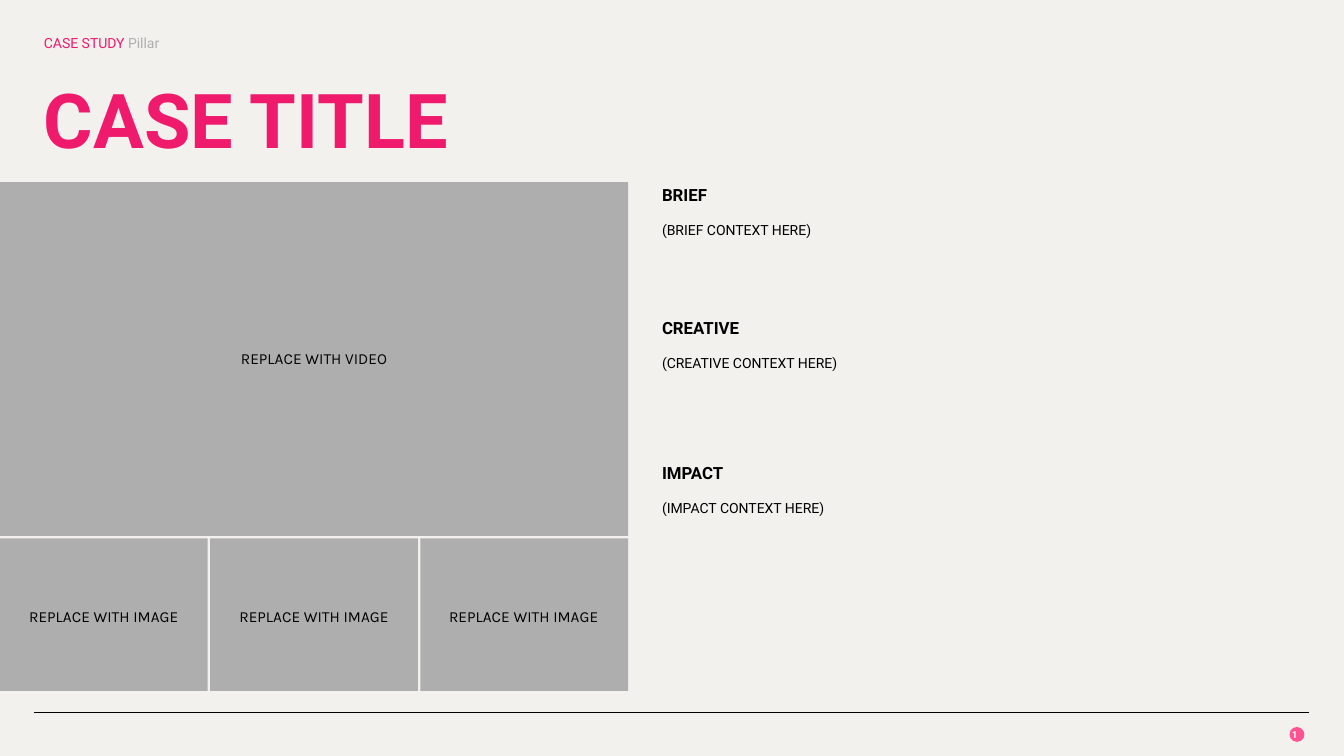
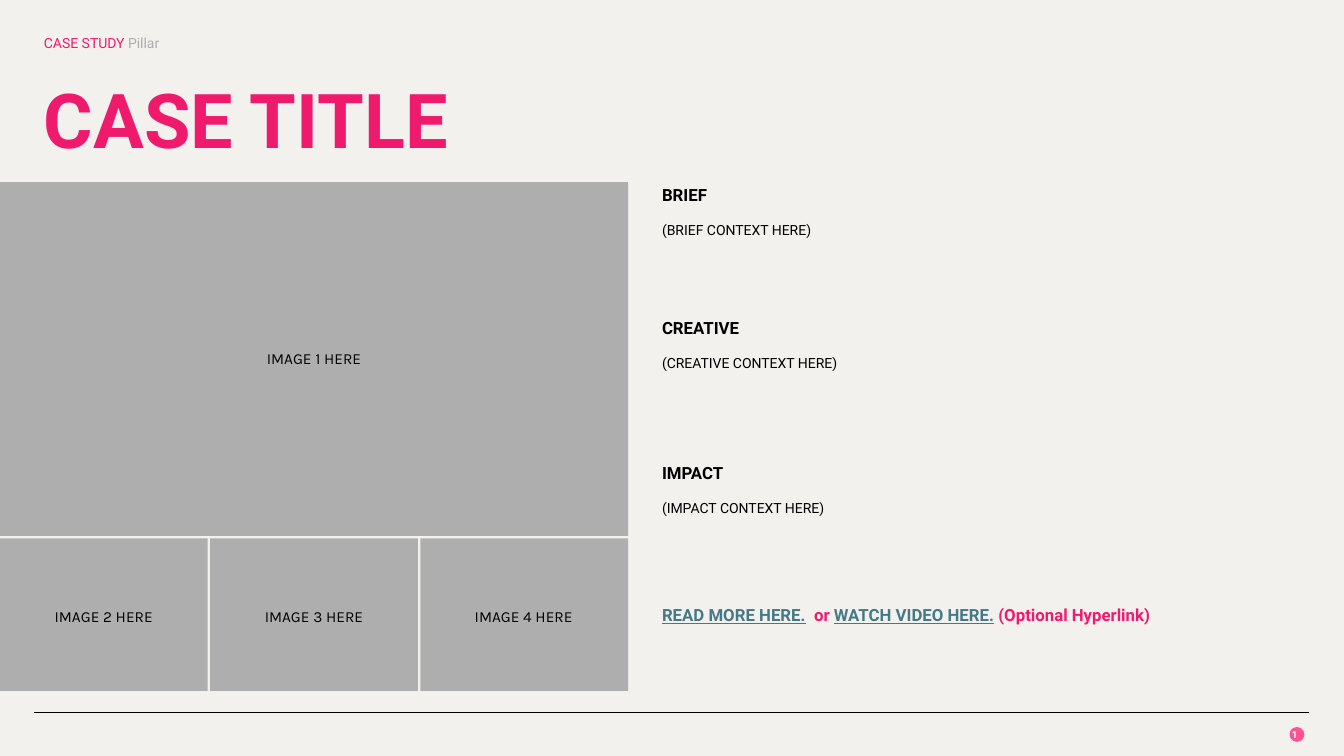
Before and after one commit to Yichen727/Case-Study-Agent, a slide deck: slide 1 of assets/templates/Single Case Template.pptx. Drawn at 1344x756 pixels with LibreOffice and Linux fonts; fonts in the diff are those of the drawing. Boxes give left, top, right and bottom in pixels: in the first picture for what was removed or moved away, otherwise in the second. Text is boxed around its words. In the diff, an @@ line names an element or a change of style, - is before the commit and + after.

```diff
--- a/assets/templates/Single Case Template.pptx
+++ b/assets/templates/Single Case Template.pptx
@@ text at <box>267,354,361,364</box>: text changed @@
-REPLACE WITH VIDEO
+IMAGE 1 HERE
@@ text at <box>55,612,153,622</box>: text changed @@
-REPLACE WITH IMAGE
+IMAGE 2 HERE
@@ text at <box>265,612,363,622</box>: text changed @@
-REPLACE WITH IMAGE
+IMAGE 3 HERE
@@ text at <box>475,612,572,622</box>: text changed @@
-REPLACE WITH IMAGE
+IMAGE 4 HERE
@@ text at <box>662,608,1150,625</box>: paragraph added @@
+READ MORE HERE. or WATCH VIDEO HERE. (Optional Hyperlink)
```
Also in this commit, not shown: 11 other files.
